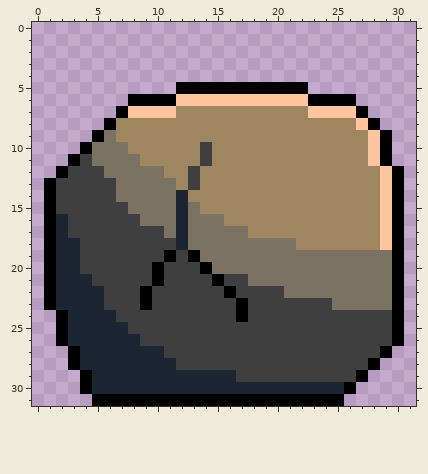
Two states of a pixel-art sprite, SteelPurge/assets/texture/big_rock.png. The first picture shows the starting point.
The file is 32x32 pixels.
The same view after the edit:
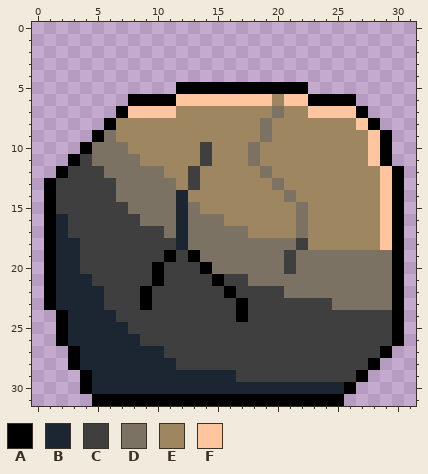
Palette (. is transparent): A #000000  B #1b2632  C #3f3f3f  D #7b7264  E #9e8660  F #ffc59e
The edit:
@@ x 16..24 @@
  5 AAAAAAA..
- 6 FFFFFFFAA
- 7 EEEEEEEFF
- 8 EEEEEEEEE
- 9 EEEEEEEEE
-10 EEEEEEEEE
-11 EEEEEEEEE
-12 EEEEEEEEE
-13 EEEEEEEEE
-14 EEEEEEEEE
-15 EEEEEEEEE
-16 EEEEEEEEE
-17 DDEEEEEEE
-18 DDDDDDEEE
-19 DDDDDDDDD
-20 DDDDDDDDD
+ 6 FFFFEFFAA
+ 7 EEEEDEEFF
+ 8 EEEDEEEEE
+ 9 EEEDEEEEE
+10 EEDEEEEEE
+11 EEDEEEEEE
+12 EEEDEEEEE
+13 EEEEDEEEE
+14 EEEEEDEEE
+15 EEEEEEDEE
+16 EEEEEEDEE
+17 DDEEEEDEE
+18 DDDDDDCEE
+19 DDDDDCDDD
+20 DDDDDCDDD
 21 CCDDDDDDD
